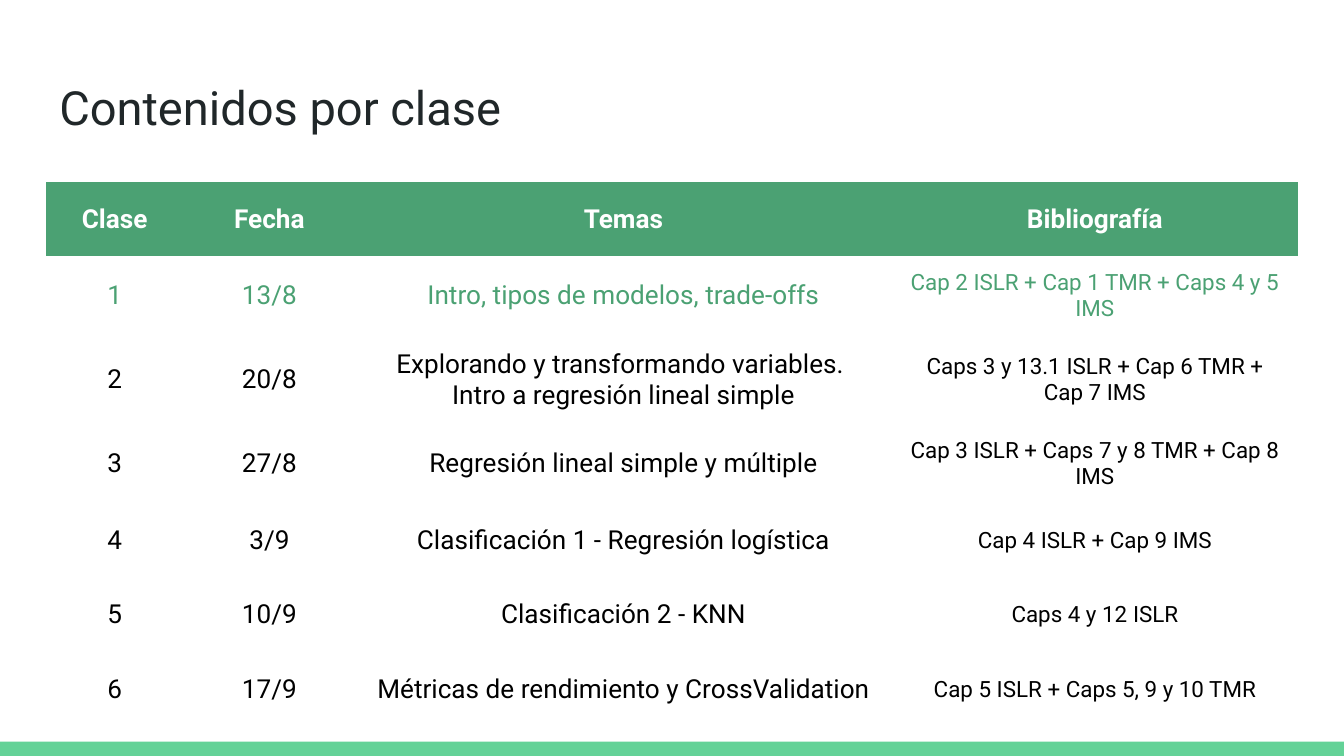
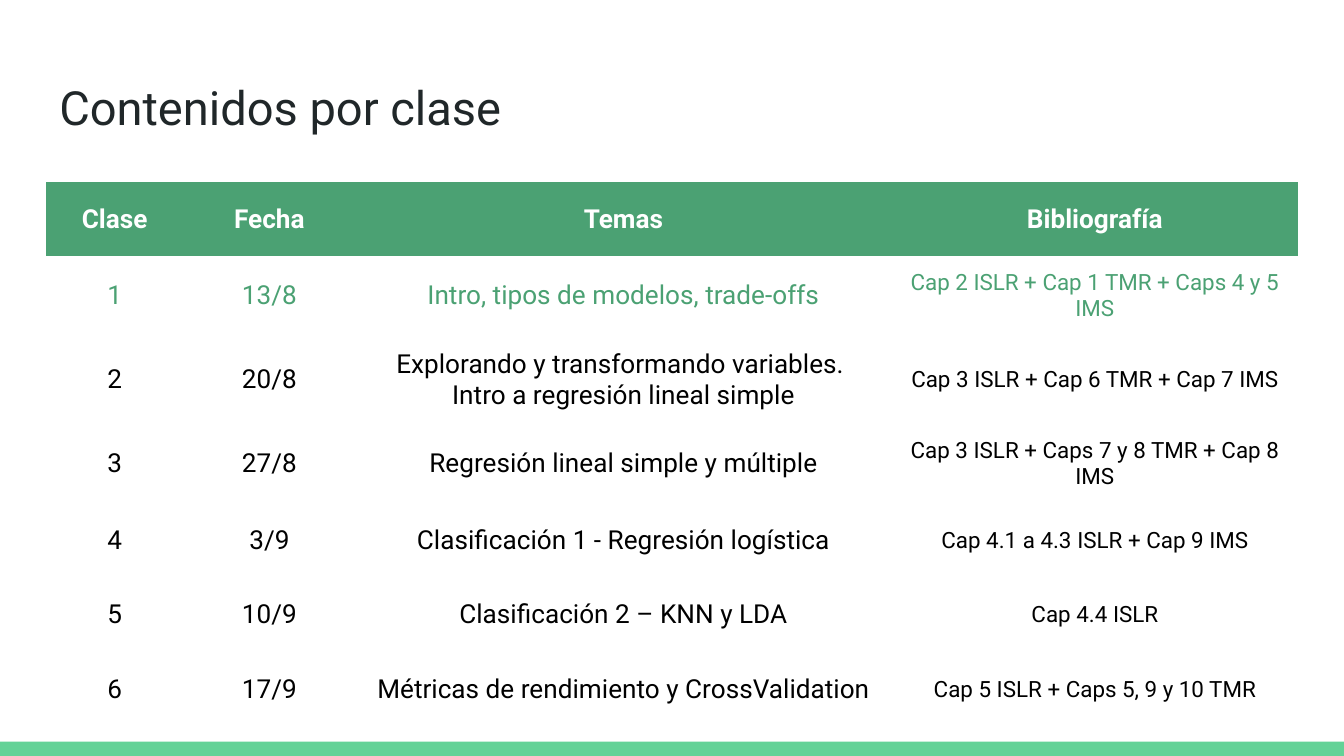
Before and after one commit to DCSCyHD/2023_modulo_3, a slide deck: slide 5 of clase1/teorica_1.pptx. Drawn at 1344x756 pixels with LibreOffice and Linux fonts; fonts in the diff are those of the drawing. Boxes give left, top, right and bottom in pixels: in the first picture for what was removed or moved away, otherwise in the second. Text is boxed around its words. In the diff, an @@ line names an element or a change of style, - is before the commit and + after.

Commit message:
Actualizo ppts, agrego ppt clase 4

```diff
--- a/clase1/teorica_1.pptx
+++ b/clase1/teorica_1.pptx
@@ table at (x1=46, y1=181, x2=1297, y2=730) @@
-row 3, column 4: Caps 3 y 13.1 ISLR + Cap 6 TMR + Cap 7 IMS
+row 3, column 4: Cap 3 ISLR + Cap 6 TMR + Cap 7 IMS
-row 5, column 4: Cap 4 ISLR + Cap 9 IMS
+row 5, column 4: Cap 4.1 a 4.3 ISLR + Cap 9 IMS
-row 6, column 3: Clasificación 2 - KNN
+row 6, column 3: Clasificación 2 – KNN y LDA
-row 6, column 4: Caps 4 y 12 ISLR
+row 6, column 4: Cap 4.4 ISLR
```
Also in this commit, not shown: 2 other slides changed, 3 slides added, 3 other files.
